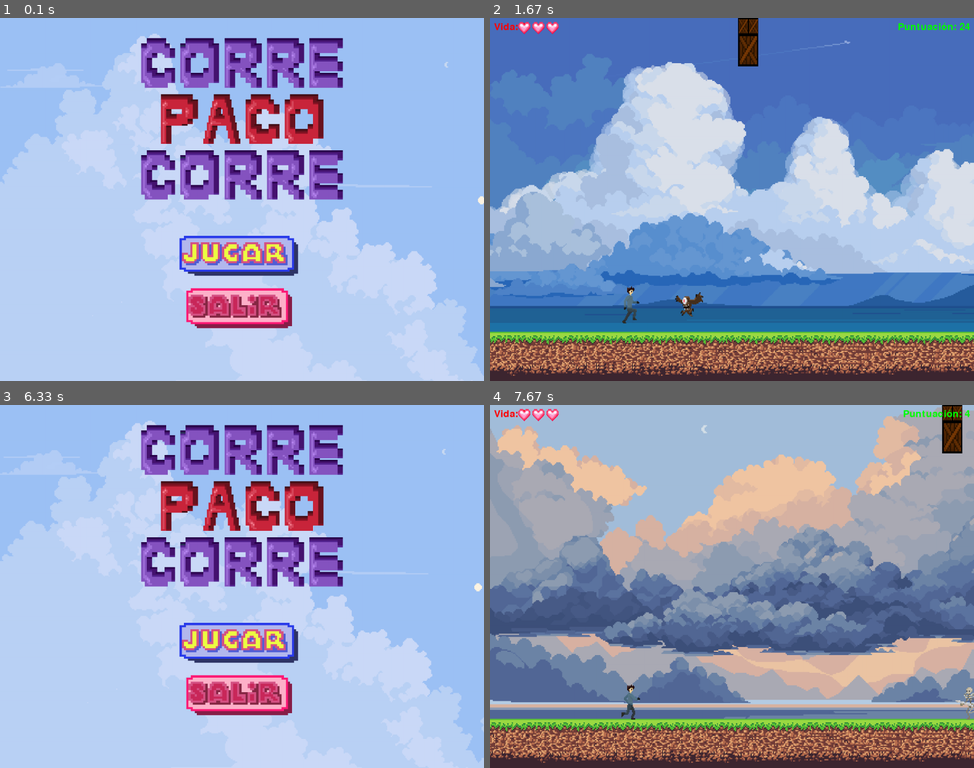
Above: before the commit, frames 1-4 (two rows, left to right).
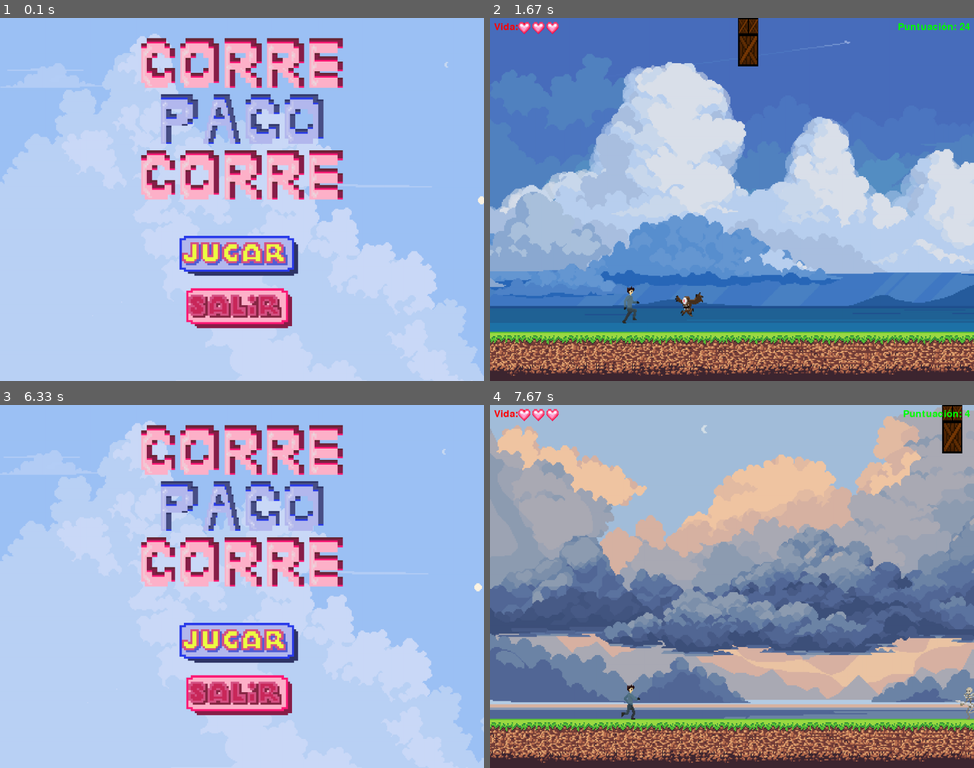
Above: after the commit, the same moments.

Repository: Jol-XD/Corre-Paco-Corre
Game: pygame game, started from proyecto/Juego(test-Jack).py
The game is run twice, just before and just after one commit, with the same random seed, the same clock (stepped at 60 frames per second) and the same inputs.
Inputs (mouse positions are in pixels of both pictures, inside the frame that each line leads up to):
- Up to frame 1 (0.1 s): no input
- Up to frame 2 (1.67 s): click (727, 253) at 0.38 s; tap Space at 0.67, 1.07, 1.37, 1.57 s; hold Up 1-1.47 s; hold Down from 1.5 s (still down)
- Up to frame 3 (6.33 s): release Down at 1.8 s; hold Up 1.83-2.2 s; tap Space at 1.9, 2.3, 2.7, 3.03, 3.37, 3.77, 4.17, 4.5, 4.83, 5.23, 5.63, 6.3 s; hold Down 2.23-2.6 s; hold Up 2.63-2.93 s; hold Down 2.97-3.27 s; hold Up 3.3-3.67 s; hold Down 3.7-4.07 s; hold Up 4.1-4.4 s; hold Down 4.43-4.73 s; hold Down 4.77-5.13 s; hold Down 5.17-5.53 s; hold Up 5.57-5.87 s; hold Up from 6.23 s (still down)
- Up to frame 4 (7.67 s): release Up at 6.6 s; hold Down 6.63-7 s; tap Space at 6.7 s; click (727, 640) at 7.42 s

The runs differ from the first frame. In frame 1, 11% of the frame differs, in the area x 29-71%, y 5-51%; in frame 2, nothing differs; in frame 3, 11%; in frame 4, nothing differs.

Commit message:
cambio de sprites

Diff:
--- a/proyecto/Juego(test-Jack).py
+++ b/proyecto/Juego(test-Jack).py
@@ -43,7 +43,7 @@
     sys.exit()
 
 #Titulo
-titulo = pygame.image.load('proyecto/sprites/titulos/nombre13.png').convert_alpha()
+titulo = pygame.image.load('proyecto/sprites/titulos/nombre18.png').convert_alpha()
 titulo= pygame.transform.scale(titulo, (500, 400))
 titulo2 = pygame.image.load('proyecto/sprites/titulos/nombre12.png').convert_alpha()
 titulo2= pygame.transform.scale(titulo2, (500, 400))
Binary file added: proyecto/sprites/titulos/nombre18.png
